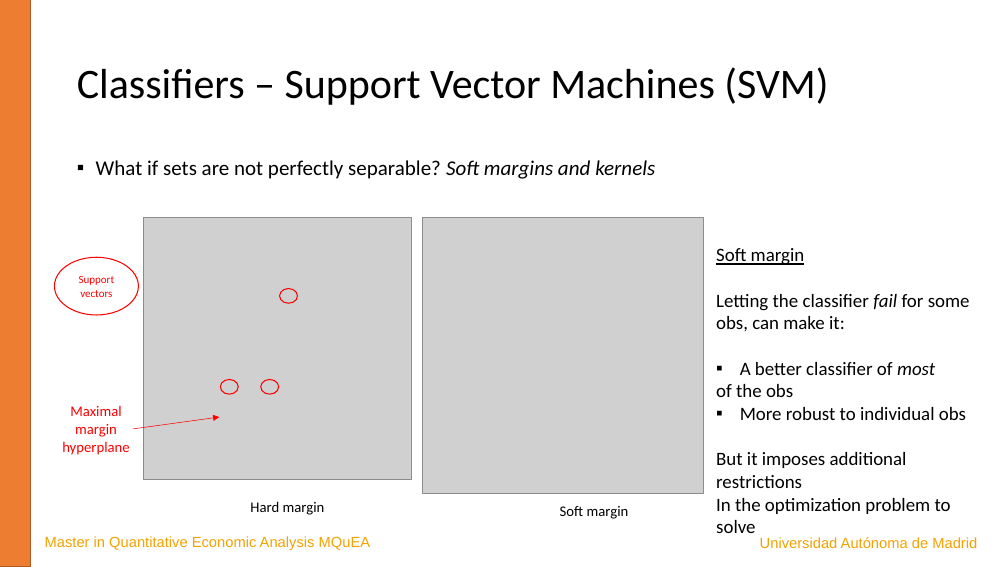
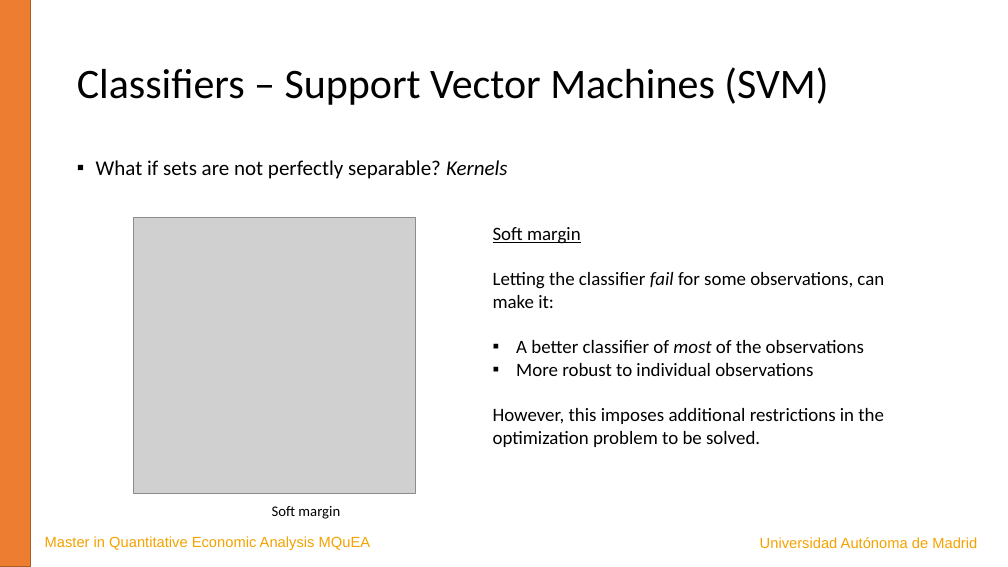
Before and after one commit to JavierBas/IMLEF-MQuEA, a slide deck: slide 10 of Course content/Slides/Topic 4 - Classification.pptx (slide 9 before the commit). Drawn at 1008x567 pixels with LibreOffice and Linux fonts; fonts in the diff are those of the drawing; grey boxes stand for pictures. Boxes give left, top, right and bottom in pixels: in the first picture for what was removed or moved away, otherwise in the second. Text is boxed around its words. In the diff, an @@ line names an element or a change of style, - is before the commit and + after.

```diff
--- a/Course content/Slides/Topic 4 - Classification.pptx
+++ b/Course content/Slides/Topic 4 - Classification.pptx
@@ text at (96, 160, 508, 179): text changed @@
-▪ What if sets are not perfectly separable? Soft margins and kernels
+▪ What if sets are not perfectly separable? Kernels
@@ picture: place and size @@
-picture at (422, 218, 703, 494)
+picture at (134, 218, 415, 494)
@@ picture removed at (144, 218, 411, 480) @@
@@ text "Soft margin": place and size @@
-text "Soft margin" at (716, 248, 970, 533)
+text "Soft margin" at (493, 227, 884, 447)
@@ ellipse removed at (54, 257, 138, 315) @@
-Support vectors
@@ ellipse removed at (280, 289, 298, 303) @@
@@ text at (493, 272, 884, 447): text changed @@
-Letting the classifier fail for some
-obs, can make it:
-▪ A better classifier of most
-of the obs
-▪ More robust to individual obs
-But it imposes additional restrictions
-In the optimization problem to solve
+Letting the classifier fail for some observations, can make it:
+▪ A better classifier of most of the observations
+▪ More robust to individual observations
+However, this imposes additional restrictions in the optimization problem to be solved.
@@ ellipse removed at (220, 380, 238, 394) @@
@@ ellipse removed at (261, 380, 279, 394) @@
@@ text removed at (62, 406, 129, 455) @@
-Maximal margin hyperplane
@@ arrow removed from (133, 429) to (219, 417) @@
@@ text "Soft margin": place and size @@
-text "Soft margin" at (560, 506, 629, 519)
+text "Soft margin" at (272, 506, 340, 519)
@@ text removed at (250, 501, 325, 515) @@
-Hard margin
```
Also in this commit, not shown: 5 other slides changed, 1 slide added, 12 other files.
